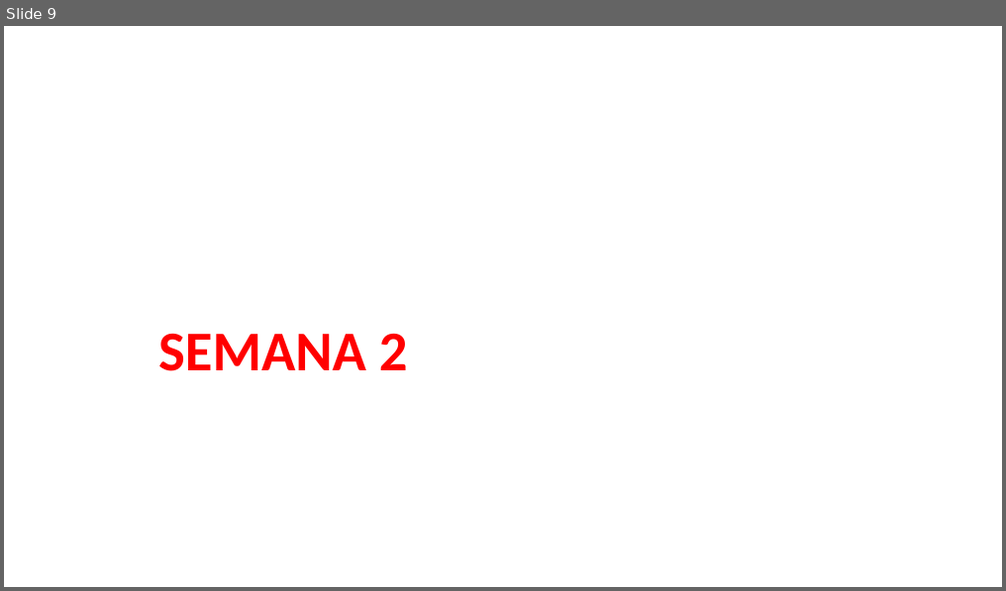
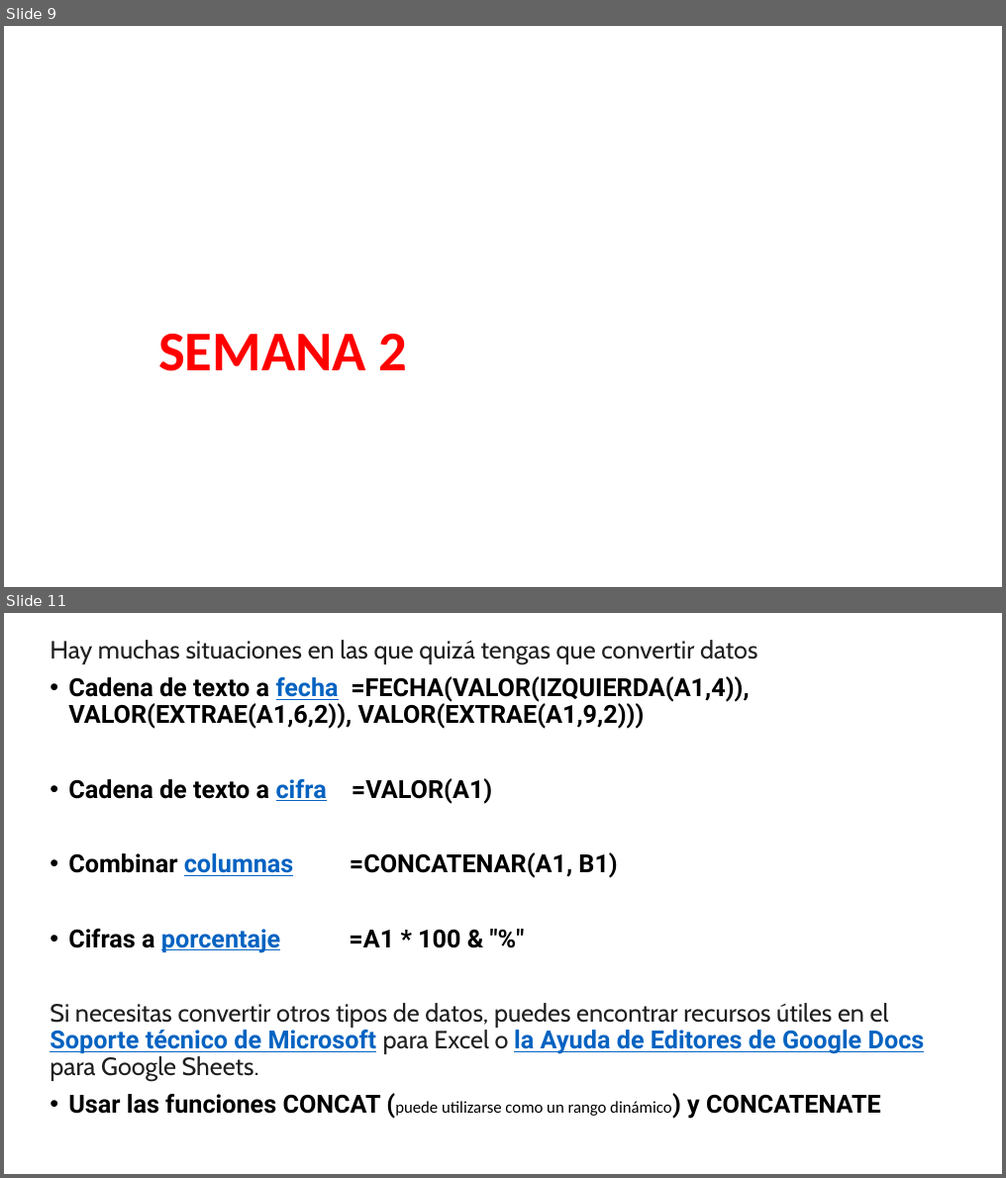
Before and after one commit to megath12/Data_Analysis_Google, a slide deck: 5_analizar_datos_para_responder.pptx. Shown one above the other, each under a label of ours: slide 9 before the commit, slides 9 and 11 after it; the slides between them are not shown. The pictures are 1006x591 and 1006x1178 pixels, drawn with LibreOffice and Linux fonts; fonts in the diff are those of the drawing. Boxes give left, top, right and bottom in pixels: in the first picture for what was removed or moved away, otherwise in the second. Text is boxed around its words. In the diff, an @@ line names an element or a change of style, - is before the commit and + after.

```diff
--- a/5_analizar_datos_para_responder.pptx
+++ b/5_analizar_datos_para_responder.pptx
@@ slide 11 added at <box>4,613,1002,1174</box>, background #FFFFFF @@
@@ text added at <box>50,640,925,1119</box>, 24 pt, text #000000, bold @@
+Hay muchas situaciones en las que quizá tengas que convertir datos
+• Cadena de texto a fecha =FECHA(VALOR(IZQUIERDA(A1,4)), VALOR(EXTRAE(A1,6,2)), VALOR(EXTRAE(A1,9,2)))
+• Cadena de texto a cifra =VALOR(A1)
+• Combinar columnas =CONCATENAR(A1, B1)
+• Cifras a porcentaje =A1 * 100 & "%"
+Si necesitas convertir otros tipos de datos, puedes encontrar recursos útiles en el Soporte técnico de Microsoft para Excel o la Ayuda de Editores de Google Docs para Google Sheets.
+• Usar las funciones CONCAT (puede utilizarse como un rango dinámico) y CONCATENATE
```
Also in this commit, not shown: 14 other slides added, 1 slide removed, 1 other file.
